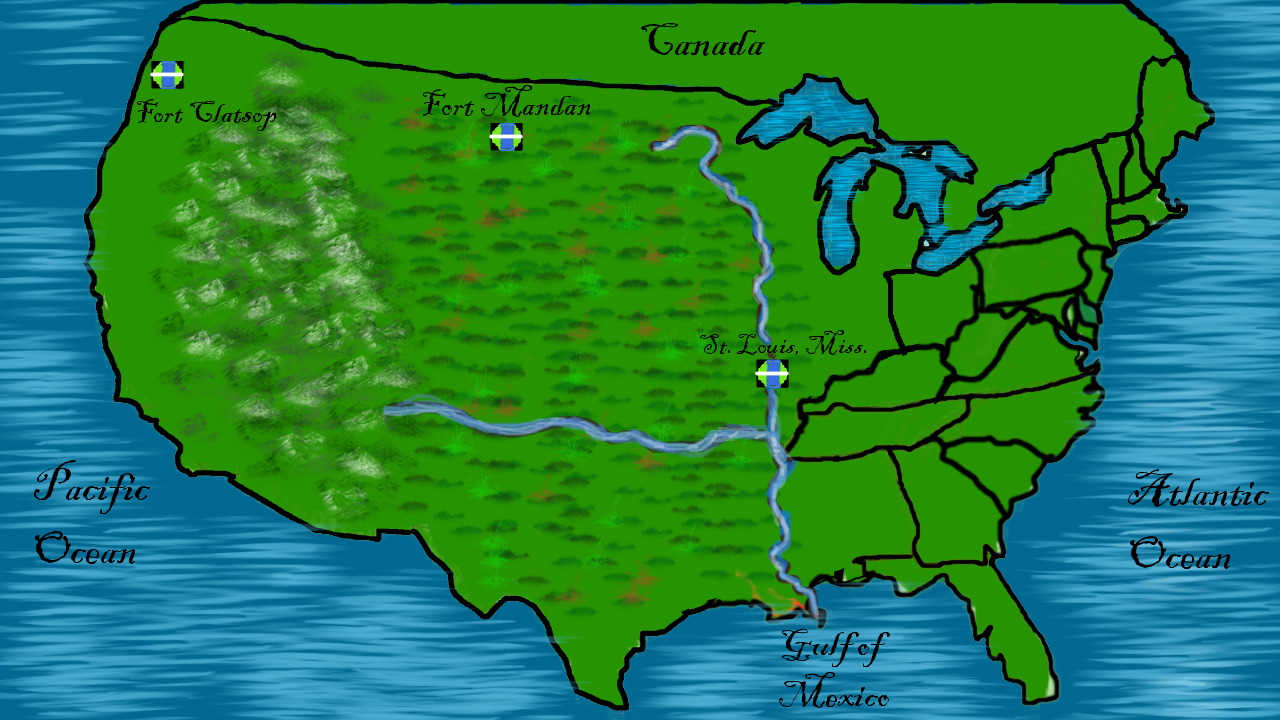
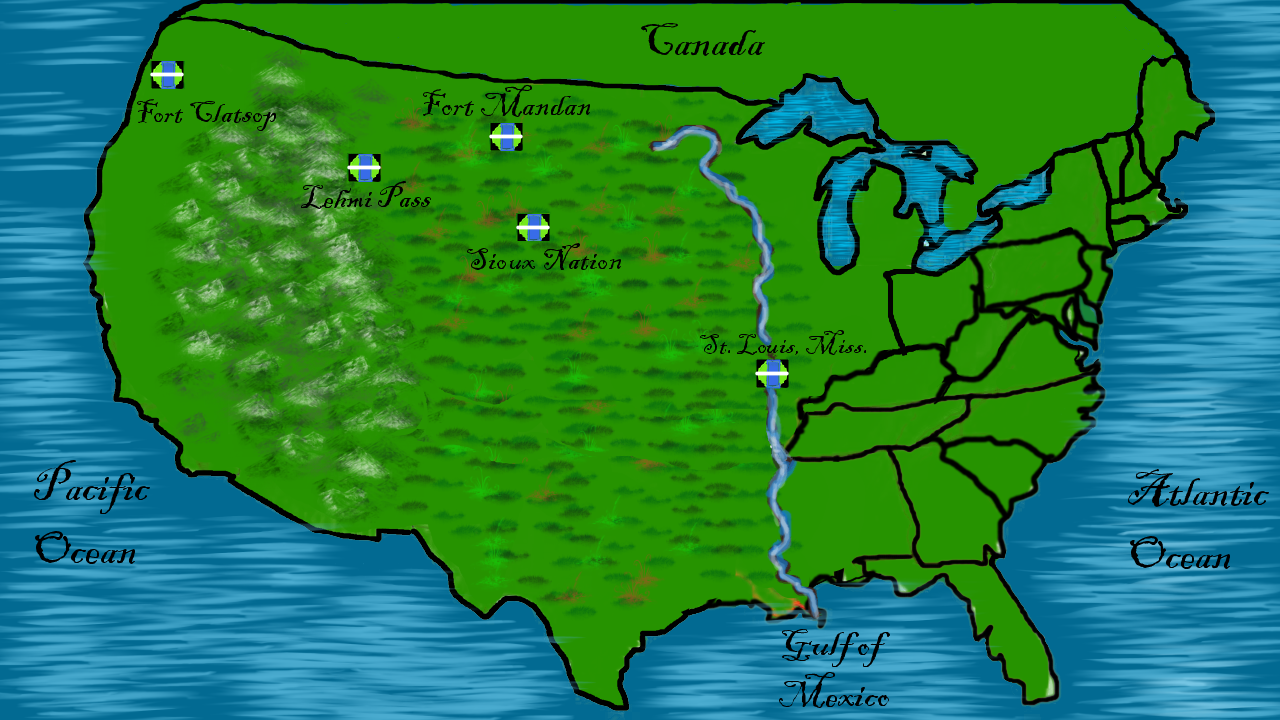
Two versions of the same layered image (1280 x 720). Layer-by-layer changes:
removed layer "Layer 5(pasted)" over [303, 153, 406, 192]
added layer "Layer 10(pasted)" above "Vector Layer 1" over [467, 213, 621, 270]
added layer "Layer 9(pasted)" above "Layer 1" over [301, 153, 431, 217]
painted on "Layer 1" over [301, 153, 772, 470]
